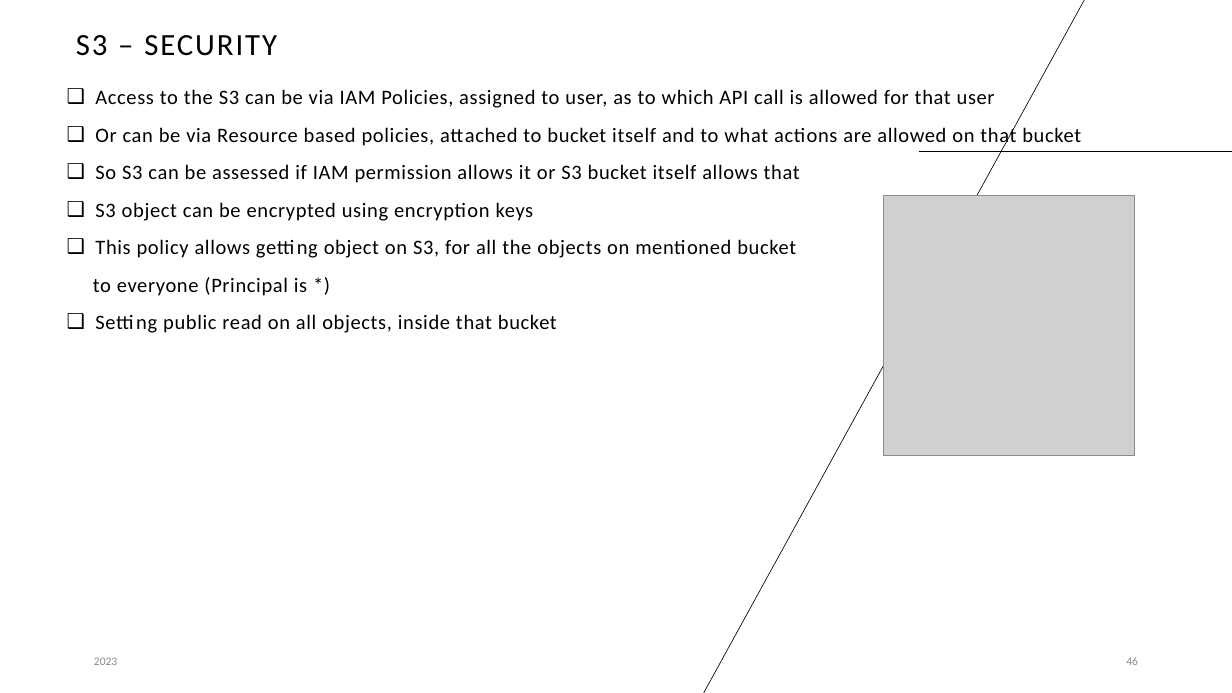
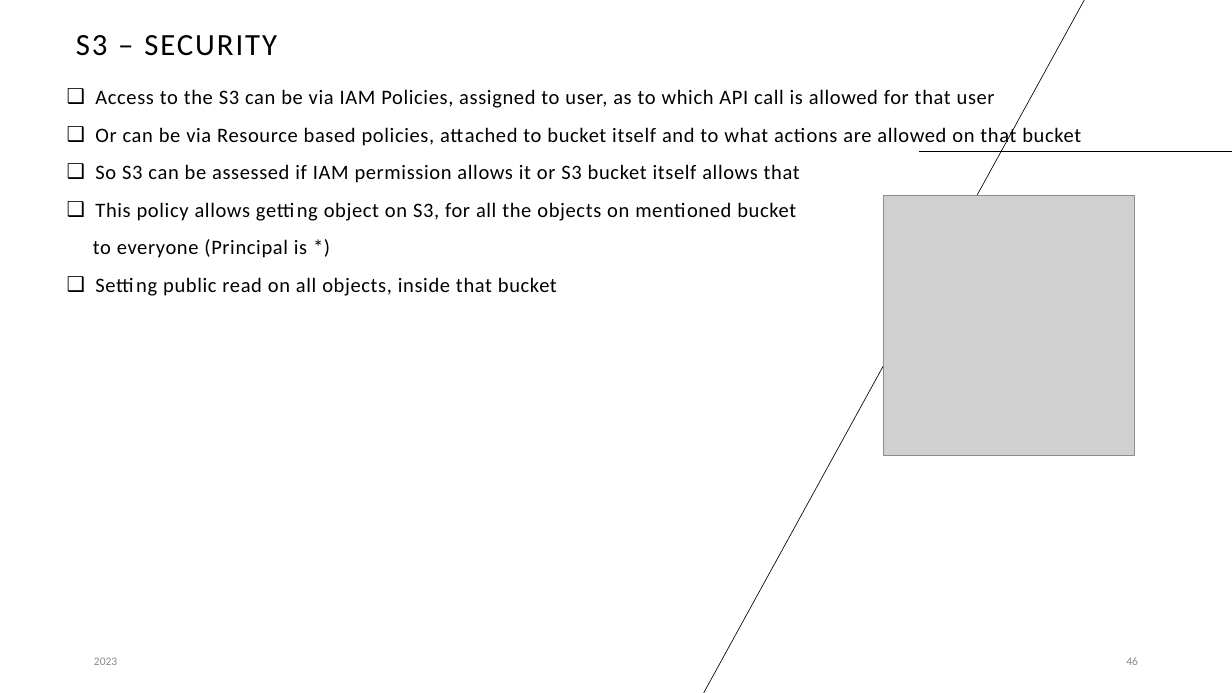
Before and after one commit to yashwant153/for_devops_sessions, a slide deck: slide 46 of cloud_learnings/cloud_learnings.pptx. Drawn at 1232x693 pixels with LibreOffice and Linux fonts; fonts in the diff are those of the drawing; grey boxes stand for pictures. Boxes give left, top, right and bottom in pixels: in the first picture for what was removed or moved away, otherwise in the second. Text is boxed around its words. In the diff, an @@ line names an element or a change of style, - is before the commit and + after.

```diff
--- a/cloud_learnings/cloud_learnings.pptx
+++ b/cloud_learnings/cloud_learnings.pptx
@@ text at [95, 202, 534, 221]: paragraph removed @@
-❑ S3 object can be encrypted using encryption keys
```
Also in this commit, not shown: 2 other slides changed, 1 slide added.
